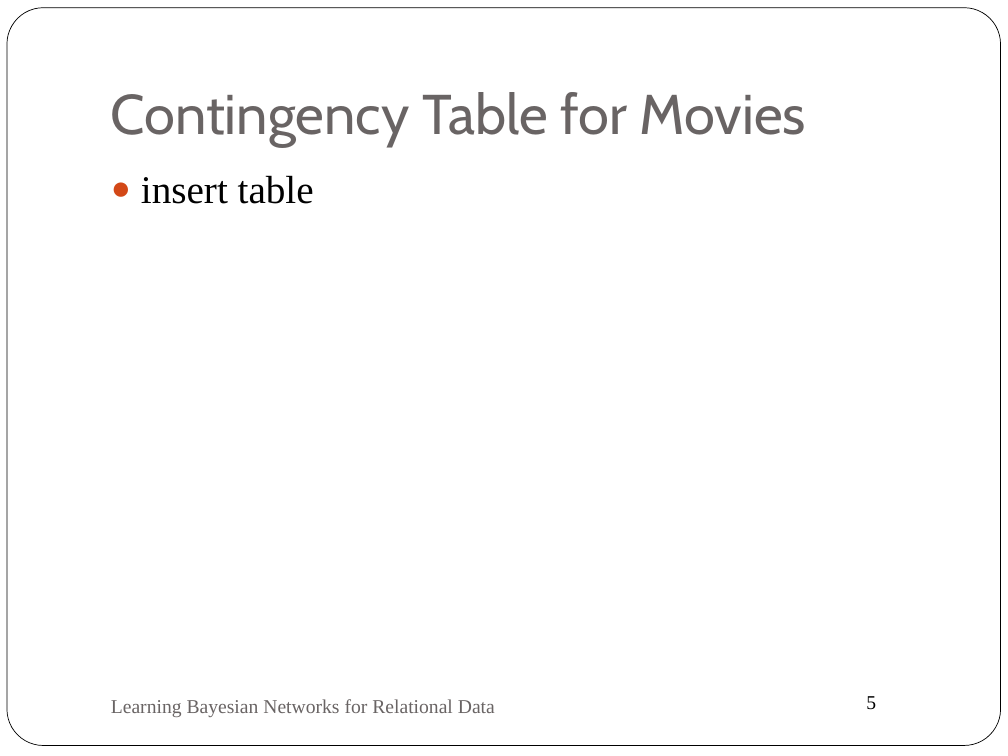
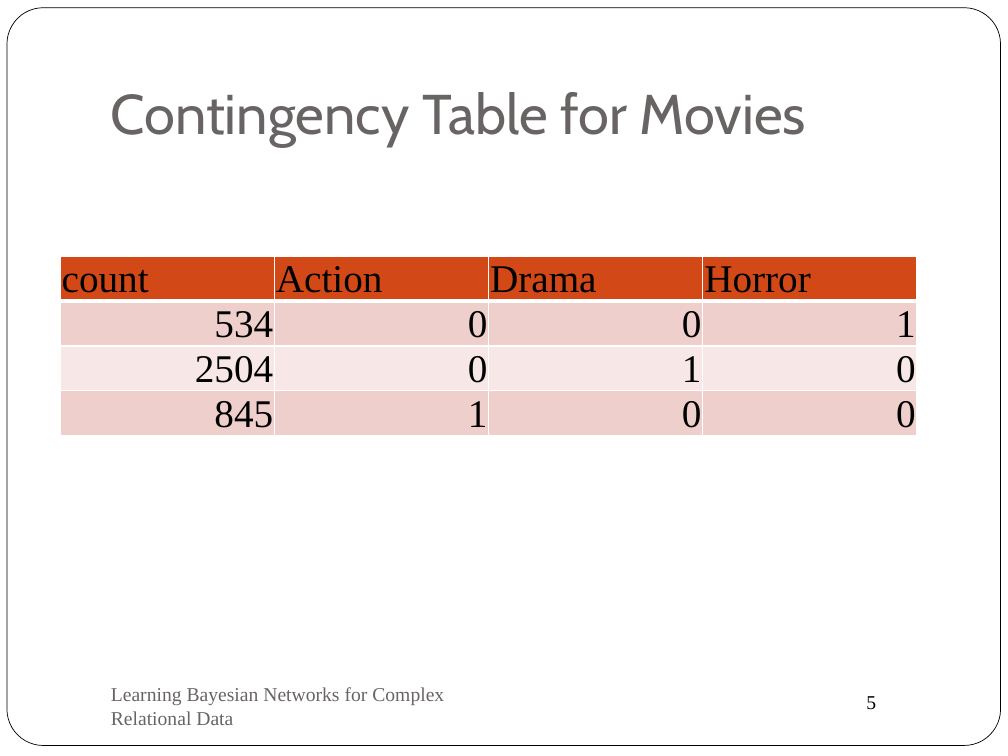
Before and after one commit to oschulte/srl-tutorial-slides, a slide deck: slide 5 of ch4-struc-learning.pptx. Drawn at 1008x756 pixels with LibreOffice and Linux fonts; fonts in the diff are those of the drawing. Boxes give left, top, right and bottom in pixels: in the first picture for what was removed or moved away, otherwise in the second. Text is boxed around its words. In the diff, an @@ line names an element or a change of style, - is before the commit and + after.

Commit message:
new structure learning part

```diff
--- a/ch4-struc-learning.pptx
+++ b/ch4-struc-learning.pptx
@@ text removed at bbox=[141, 175, 314, 204] @@
-● insert table
@@ table added at bbox=[60, 256, 915, 450], 4 rows, 4 columns @@
+count | Action | Drama | Horror
+534 | 0 | 0 | 1
+2504 | 0 | 1 | 0
+845 | 1 | 0 | 0
@@ text at bbox=[111, 687, 444, 725]: text changed @@
-Learning Bayesian Networks for Relational Data
+Learning Bayesian Networks for Complex Relational Data
```
Also in this commit, not shown: 11 other slides changed, 2 slides added, 1 slide removed.
